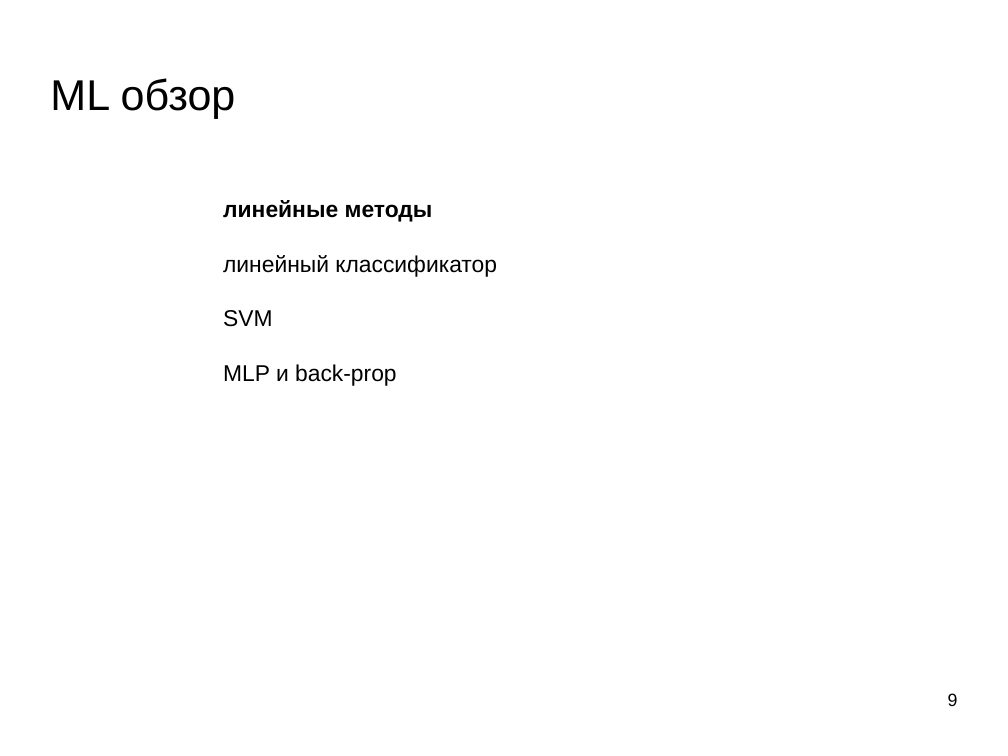
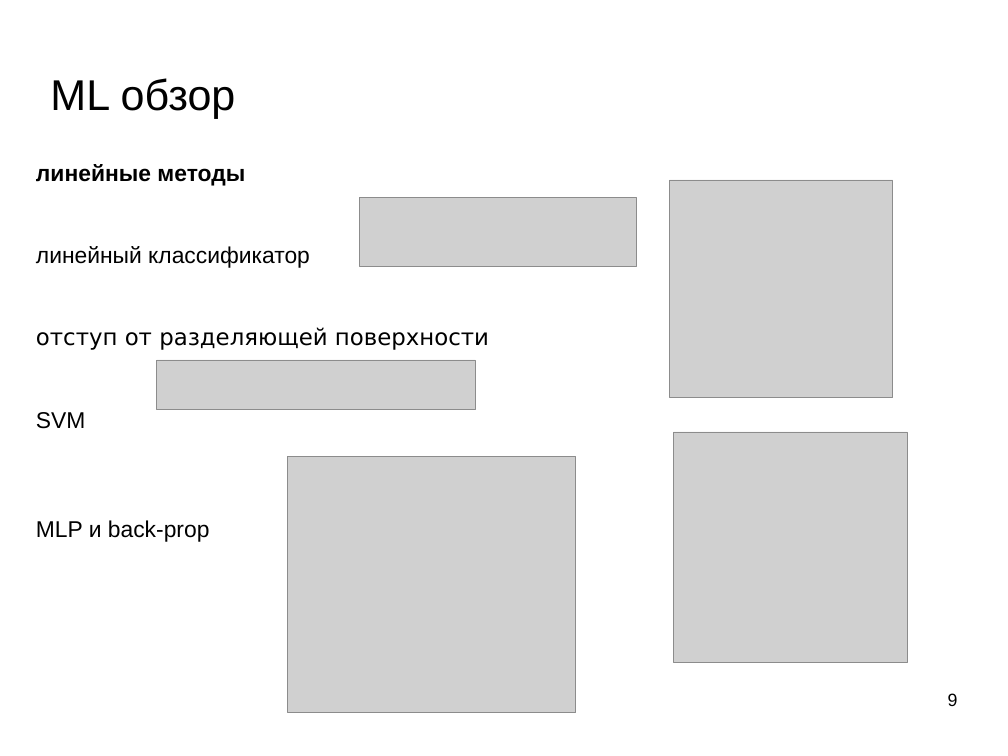
Before and after one commit to mechanoid5/ml_lectorium_legacy, a slide deck: slide 9 of 15-conclusion.odp. Drawn at 1008x756 pixels with LibreOffice and Linux fonts; fonts in the diff are those of the drawing; grey boxes stand for pictures; background and template pictures are left out. Boxes give left, top, right and bottom in pixels: in the first picture for what was removed or moved away, otherwise in the second. Text is boxed around its words. In the diff, an @@ line names an element or a change of style, - is before the commit and + after.

```diff
--- a/15-conclusion.odp
+++ b/15-conclusion.odp
@@ text "линейные методы": place and size @@
-text "линейные методы" at (223,200,497,386)
+text "линейные методы" at (36,164,489,542)
@@ picture added at (360,198,637,266) @@
@@ picture added at (670,180,893,398) @@
@@ text at (36,327,489,350): paragraph added @@
+отступ от разделяющей поверхности
@@ picture added at (156,360,475,410) @@
@@ picture added at (674,432,907,662) @@
@@ picture added at (288,456,576,713) @@
```
Also in this commit, not shown: 9 other slides changed, 4 other files.
